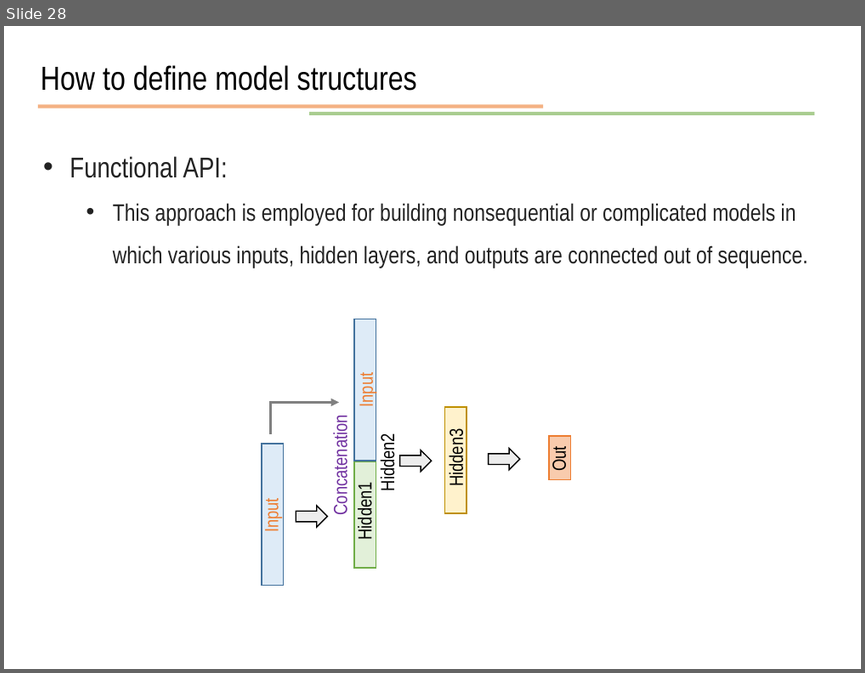
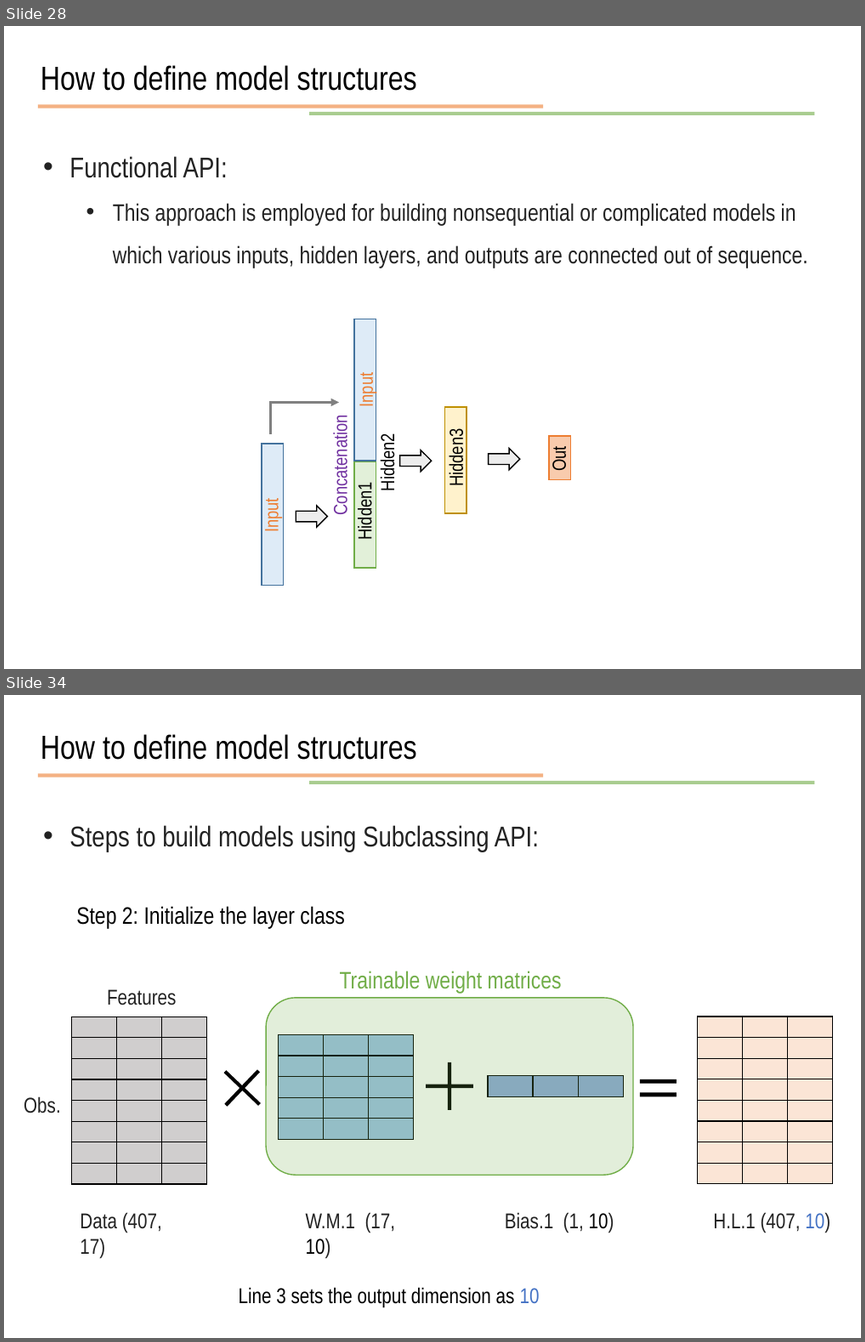
Before and after one commit to JunetaeKim/DeepLearningClass, a slide deck: Week9/week9 Introduction to tensorflow.pptx. Shown one above the other, each under a label of ours: slide 28 before the commit, slides 28 and 34 after it; the slides between them are not shown. The pictures are 865x673 and 865x1342 pixels, drawn with LibreOffice and Linux fonts; fonts in the diff are those of the drawing. Boxes give left, top, right and bottom in pixels: in the first picture for what was removed or moved away, otherwise in the second. Text is boxed around its words. In the diff, an @@ line names an element or a change of style, - is before the commit and + after.

```diff
--- a/Week9/week9 Introduction to tensorflow.pptx
+++ b/Week9/week9 Introduction to tensorflow.pptx
@@ slide 34 added at (4, 695, 861, 1338), background #FFFFFF @@
@@ text added at (41, 734, 417, 760), 28 pt, text #000000 @@
+How to define model structures
@@ line added from (38, 776) to (543, 776), #ED7D31 3 pt @@
@@ line added from (309, 783) to (815, 783), #70AD47 3 pt @@
@@ text added at (69, 825, 539, 851), 24 pt, text #222222 @@
+• Steps to build models using Subclassing API:
@@ text added at (76, 906, 344, 929), 20 pt, text #000000 @@
+Step 2: Initialize the layer class
@@ text added at (340, 970, 562, 993), 20 pt, text #70AD47 @@
+Trainable weight matrices
@@ text added at (107, 989, 176, 1005), 18 pt, text #222222 @@
+Features
@@ rounded rectangle added at (266, 998, 634, 1174), fill #70AD47 at 20% opacity, outline #70AD47 1 pt @@
@@ table added at (72, 1016, 208, 1185), 8 rows, 3 columns @@
+ |  | 
+ |  | 
+ |  | 
+ |  | 
+ |  | 
+ |  | 
+ |  | 
+ |  | 
@@ table added at (697, 1016, 834, 1185), 8 rows, 3 columns @@
+ |  | 
+ |  | 
+ |  | 
+ |  | 
+ |  | 
+ |  | 
+ |  | 
+ |  | 
@@ table added at (279, 1034, 415, 1139), 5 rows, 3 columns @@
+ |  | 
+ |  | 
+ |  | 
+ |  | 
+ |  | 
@@ plus added at (209, 1055, 276, 1122), fill #000000 @@
@@ plus added at (426, 1062, 473, 1110), fill #000000 @@
@@ table added at (488, 1076, 624, 1096), 1 rows, 3 columns @@
+ |  | 
@@ text added at (24, 1096, 61, 1113), 18 pt, text #222222 @@
+Obs.
@@ math equal added at (633, 1079, 682, 1096), fill #000000 @@
@@ text added at (80, 1212, 162, 1259), 18 pt, text #222222 @@
+Data (407, 17)
@@ text added at (306, 1212, 396, 1259), 18 pt, text #222222 @@
+W.M.1 (17, 10)
@@ text added at (505, 1212, 614, 1233), 18 pt, text #222222 @@
+Bias.1 (1, 10)
@@ text added at (713, 1212, 830, 1233), 18 pt, text #222222 @@
+H.L.1 (407, 10)
@@ text added at (239, 1287, 540, 1308), 18 pt, text #000000 @@
+Line 3 sets the output dimension as 10
```
Also in this commit, not shown: 3 slides changed, 11 other slides added, 1 other file.
